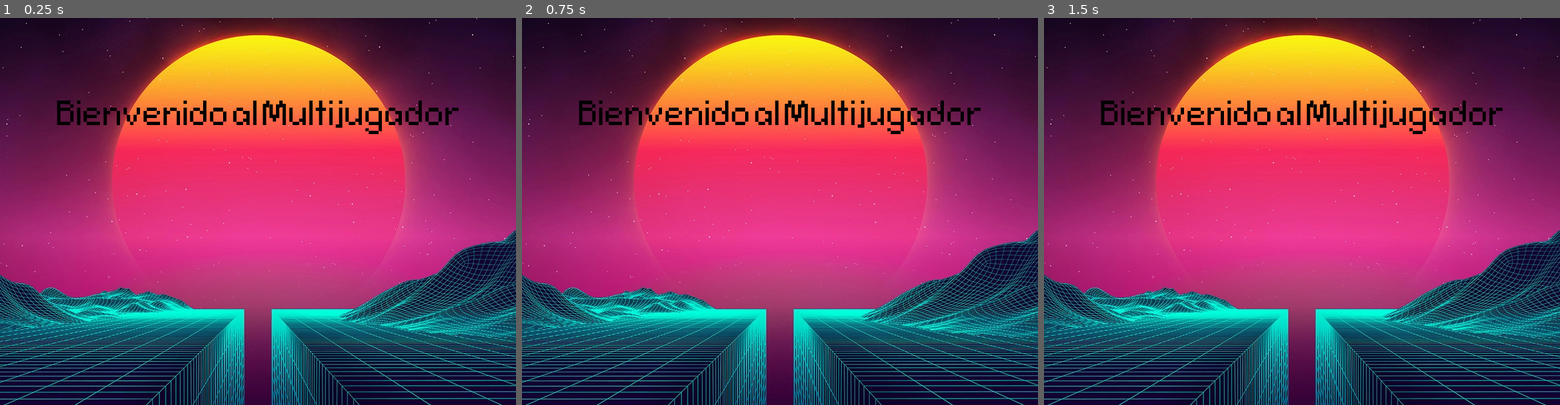
Above: before the commit, frames 1-3 (left to right).
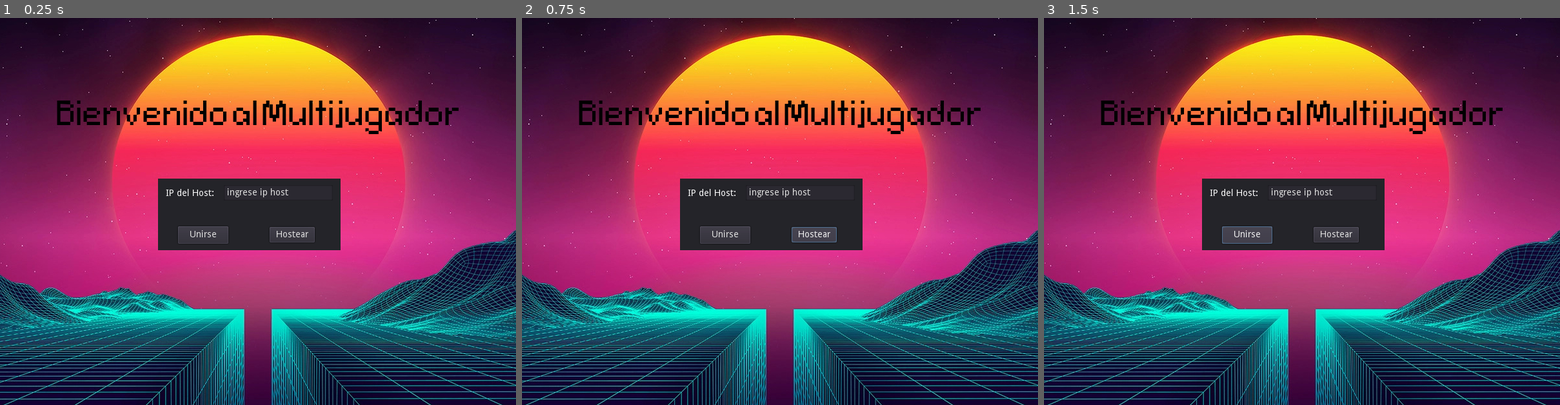
Above: after the commit, the same moments.

Repository: fariniaoctavio/Grupo_Q_TM
Game: Godot game, scene res://Lobby.tscn
The game is run twice, just before and just after one commit, with the same random seed, the same clock (stepped at 60 frames per second) and the same inputs. The project has no main scene, so this scene is started directly.
Inputs (mouse positions are in pixels of both pictures, inside the frame that each line leads up to):
- Up to frame 1 (0.25 s): no input
- Up to frame 2 (0.75 s): click (816, 234) at 0.5 s, where only the run after the commit has a clickable "Hostear"
- Up to frame 3 (1.5 s): click (1245, 234) at 1.25 s, where only the run after the commit has a clickable "Unirse"

The runs differ from the first frame. In frame 1, 6.5% of the frame differs, in the area x 30-66%, y 41-60%; in frame 2, 6.5%; in frame 3, 6.5%.

Commit message:
panel base control hostear o unirse

Diff:
--- a/Tetris-2D/Lobby.tscn
+++ b/Tetris-2D/Lobby.tscn
@@ -1,7 +1,8 @@
-[gd_scene load_steps=4 format=2]
+[gd_scene load_steps=5 format=2]
 
 [ext_resource path="res://images/lobby_background.jpg" type="Texture" id=1]
 [ext_resource path="res://fonts/ConnectionIii-Rj3W.otf" type="DynamicFontData" id=2]
+[ext_resource path="res://scripts/ConnectionPanelLobby.gd" type="Script" id=3]
 
 [sub_resource type="DynamicFont" id=1]
 size = 51
@@ -25,3 +26,38 @@
 text = "Bienvenido al Multijugador"
 align = 1
 valign = 1
+
+[node name="ConnectionPanel" type="Panel" parent="."]
+margin_left = 245.0
+margin_top = 249.0
+margin_right = 528.0
+margin_bottom = 360.0
+script = ExtResource( 3 )
+
+[node name="LabelIPHost" type="Label" parent="ConnectionPanel"]
+margin_left = 12.0
+margin_top = 16.0
+margin_right = 87.0
+margin_bottom = 30.0
+text = "IP del Host:"
+
+[node name="IPHostInput" type="LineEdit" parent="ConnectionPanel"]
+margin_left = 102.0
+margin_top = 10.0
+margin_right = 271.0
+margin_bottom = 34.0
+text = "ingrese ip host"
+
+[node name="HostearButton" type="Button" parent="ConnectionPanel"]
+margin_left = 173.0
+margin_top = 75.0
+margin_right = 243.0
+margin_bottom = 99.0
+text = "Hostear"
+
+[node name="UnirseButton" type="Button" parent="ConnectionPanel"]
+margin_left = 31.0
+margin_top = 74.0
+margin_right = 109.0
+margin_bottom = 101.0
+text = "Unirse"
--- /dev/null
+++ b/Tetris-2D/scripts/ConnectionPanelLobby.gd
@@ -0,0 +1 @@
+extends Control
